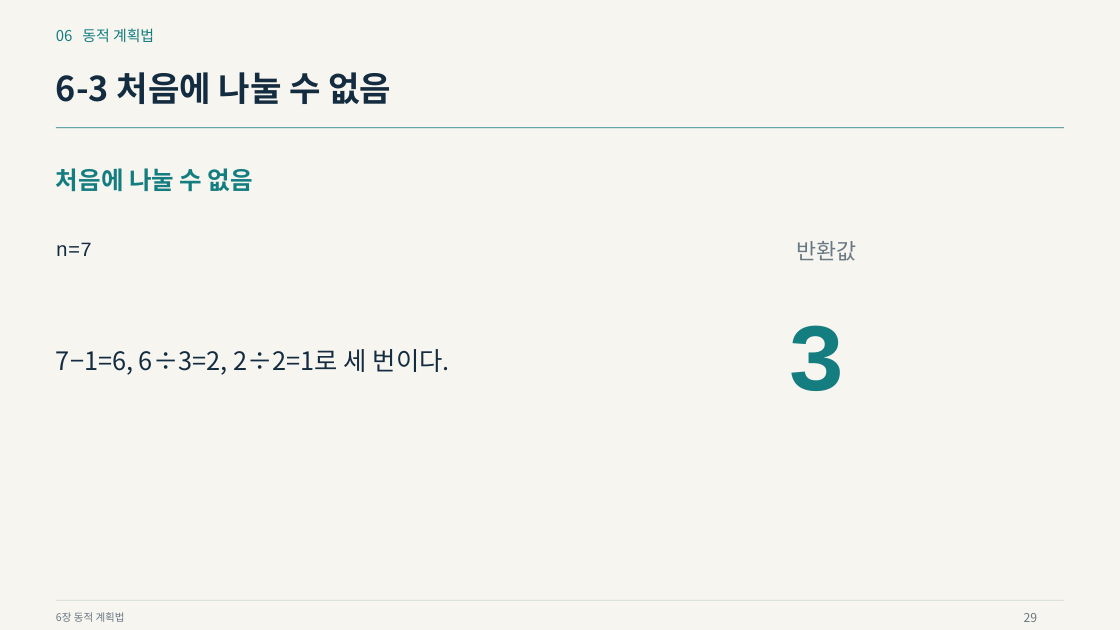
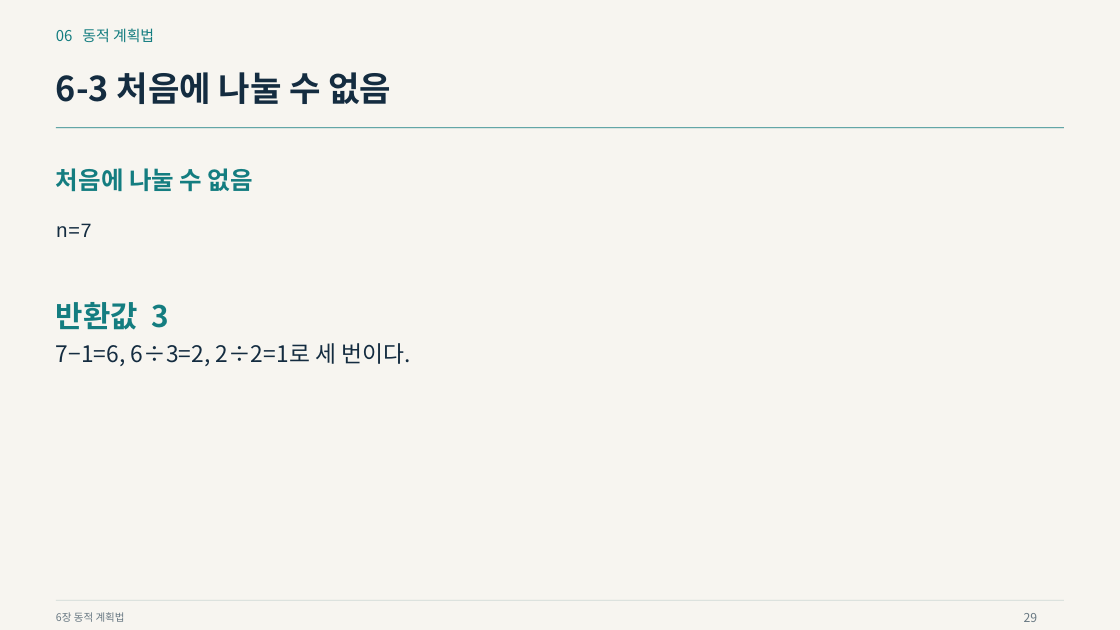
Before and after one commit to Sangdon-Park/Sangdon-Park.github.io, a slide deck: slide 29 of data/알고리즘/6장_동적_계획법.pptx. Drawn at 1120x630 pixels with LibreOffice and Linux fonts; fonts in the diff are those of the drawing. Boxes give left, top, right and bottom in pixels: in the first picture for what was removed or moved away, otherwise in the second. Text is boxed around its words. In the diff, an @@ line names an element or a change of style, - is before the commit and + after.

```diff
--- a/data/알고리즘/6장_동적_계획법.pptx
+++ b/data/알고리즘/6장_동적_계획법.pptx
@@ text "n=7": place and size @@
-text "n=7" at <box>56,242,92,256</box>
+text "n=7" at <box>56,223,92,237</box>
@@ text at <box>56,302,170,330</box>: text changed; size 18.8 to 25.5 pt; text colour #697983 to #147D80; bold on @@
-반환값
+반환값 3
@@ text removed at <box>787,325,845,391</box> @@
-3
@@ text "7−1=6, 6÷3=2, 2÷2=1로 세 번이다." at <box>56,343,410,366</box>: size 21.8 to 19.5 pt @@
```
Also in this commit, not shown: 24 other slides changed, 3 other files.
